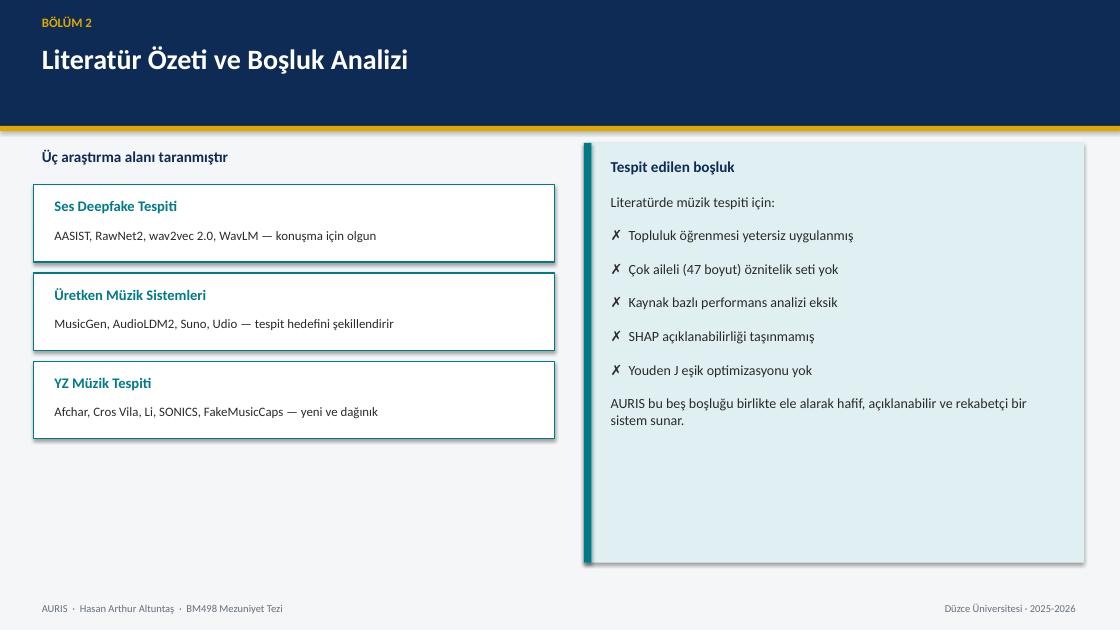
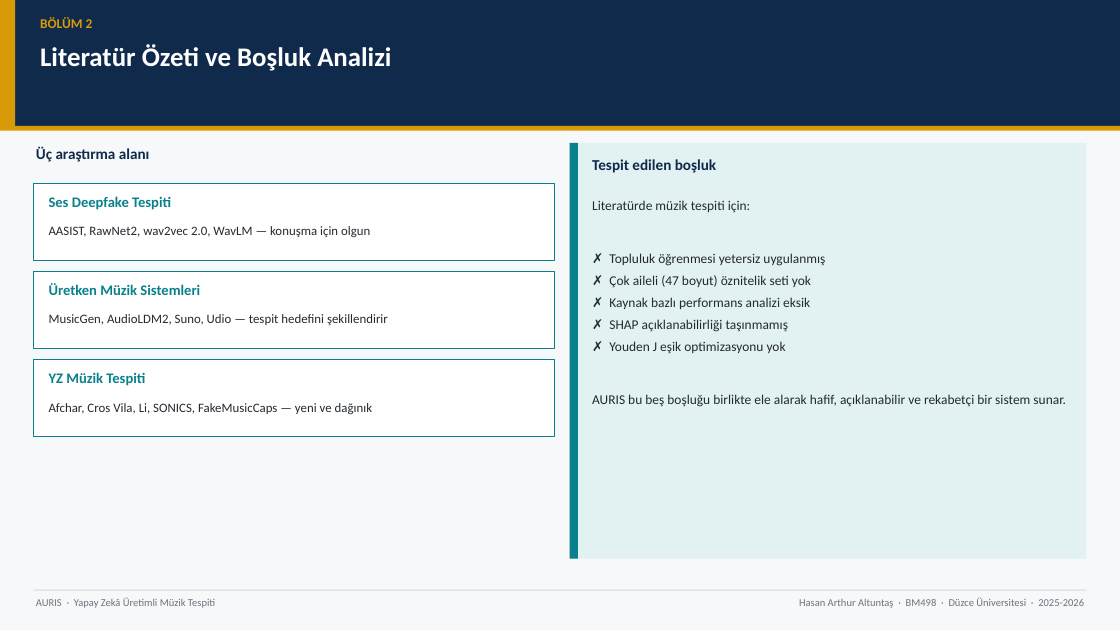
Before and after one commit to Rtur2003/CrownCode, a slide deck: slide 31 of docs/academic/TeslimEdilecekler/Sunumlar/AURIS_Tum_Sunumlar_Birlesik.pptx. Drawn at 1120x630 pixels with LibreOffice and Linux fonts; fonts in the diff are those of the drawing. Boxes give left, top, right and bottom in pixels: in the first picture for what was removed or moved away, otherwise in the second. Text is boxed around its words. In the diff, an @@ line names an element or a change of style, - is before the commit and + after.

Commit message:
Update presentation files and modify footer text in sunum_lib.py for clarity

```diff
--- a/docs/academic/TeslimEdilecekler/Sunumlar/AURIS_Tum_Sunumlar_Birlesik.pptx
+++ b/docs/academic/TeslimEdilecekler/Sunumlar/AURIS_Tum_Sunumlar_Birlesik.pptx
@@ background #F4F6F8 to #F6F8FA @@
@@ rectangle at (x1=0, y1=0, x2=1120, y2=126): fill #0D2B55 to #102A4C; shadow off @@
@@ rectangle added at (x1=0, y1=0, x2=15, y2=126), fill #D99A07 @@
@@ text "BÖLÜM 2" at (x1=40, y1=17, x2=93, y2=28): size 11 to 11.5 pt, text colour #E0A800 to #D99A07 @@
@@ text "Literatür Özeti ve Boşluk Analizi" at (x1=40, y1=44, x2=391, y2=71): size 24 to 23 pt @@
@@ rectangle at (x1=0, y1=126, x2=1120, y2=131): fill #E0A800 to #D99A07; shadow off @@
@@ text at (x1=36, y1=146, x2=150, y2=162): text changed; text colour #0D2B55 to #102A4C @@
-Üç araştırma alanı taranmıştır
+Üç araştırma alanı
@@ rectangle resized from (x1=584, y1=143, x2=1084, y2=563) to (x1=570, y1=143, x2=1086, y2=559) @@
@@ rectangle at (x1=570, y1=143, x2=1086, y2=559): fill #E0F0F2 to #E2F1F2; shadow off @@
@@ rectangle resized from (x1=584, y1=143, x2=592, y2=563) to (x1=570, y1=143, x2=578, y2=559) @@
@@ rectangle at (x1=570, y1=143, x2=578, y2=559): fill #007A87 to #0A808C; shadow off @@
@@ text "Tespit edilen boşluk" moved from (x1=611, y1=161, x2=734, y2=175) to (x1=592, y1=159, x2=716, y2=173) @@
@@ text "Tespit edilen boşluk" at (x1=592, y1=159, x2=716, y2=173): text colour #0D2B55 to #102A4C @@
@@ text at (x1=592, y1=200, x2=1066, y2=407): text changed; size 12 to 11.5 pt; text colour #2A2A2A to #242A30 @@
-Literatürde müzik tespiti için:
-✗ Topluluk öğrenmesi yetersiz uygulanmış
-✗ Çok aileli (47 boyut) öznitelik seti yok
-✗ Kaynak bazlı performans analizi eksik
-✗ SHAP açıklanabilirliği taşınmamış
-✗ Youden J eşik optimizasyonu yok
-AURIS bu beş boşluğu birlikte ele alarak hafif, açıklanabilir ve rekabetçi bir sistem sunar.
+Literatürde müzik tespiti için:
+✗ Topluluk öğrenmesi yetersiz uygulanmış
+✗ Çok aileli (47 boyut) öznitelik seti yok
+✗ Kaynak bazlı performans analizi eksik
+✗ SHAP açıklanabilirliği taşınmamış
+✗ Youden J eşik optimizasyonu yok
+AURIS bu beş boşluğu birlikte ele alarak hafif, açıklanabilir ve rekabetçi bir sistem sunar.
@@ outline #007A87 1 pt to #0A808C 1 pt; shadow off in 3 elements at (x1=34, y1=360, x2=555, y2=437), (x1=34, y1=183, x2=555, y2=260), (x1=34, y1=271, x2=555, y2=349) @@
@@ text colour #2A2A2A to #242A30 in 3 elements at (x1=49, y1=403, x2=372, y2=414), (x1=49, y1=226, x2=370, y2=237), (x1=49, y1=314, x2=388, y2=325) @@
@@ text colour #007A87 to #0A808C in 3 elements at (x1=49, y1=196, x2=171, y2=210), (x1=49, y1=283, x2=200, y2=295), (x1=49, y1=372, x2=145, y2=386) @@
@@ rectangle added at (x1=34, y1=590, x2=1086, y2=591), fill #D2D9E0 @@
@@ text added at (x1=36, y1=598, x2=215, y2=608), 9 pt, text #6A7480 @@
+AURIS · Yapay Zekâ Üretimli Müzik Tespiti
@@ text at (x1=799, y1=597, x2=1084, y2=608): text changed; text colour #66707A to #6A7480 @@
-Düzce Üniversitesi · 2025-2026
+Hasan Arthur Altuntaş · BM498 · Düzce Üniversitesi · 2025-2026
@@ text removed at (x1=42, y1=605, x2=283, y2=614) @@
-AURIS · Hasan Arthur Altuntaş · BM498 Mezuniyet Tezi
```
Also in this commit, not shown: 44 other slides changed, 3 other files.
